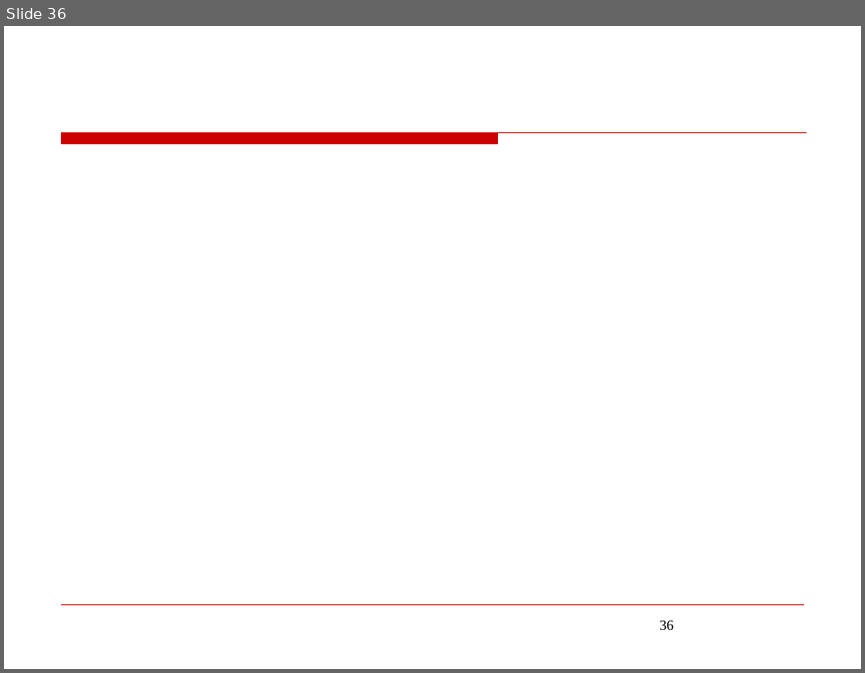
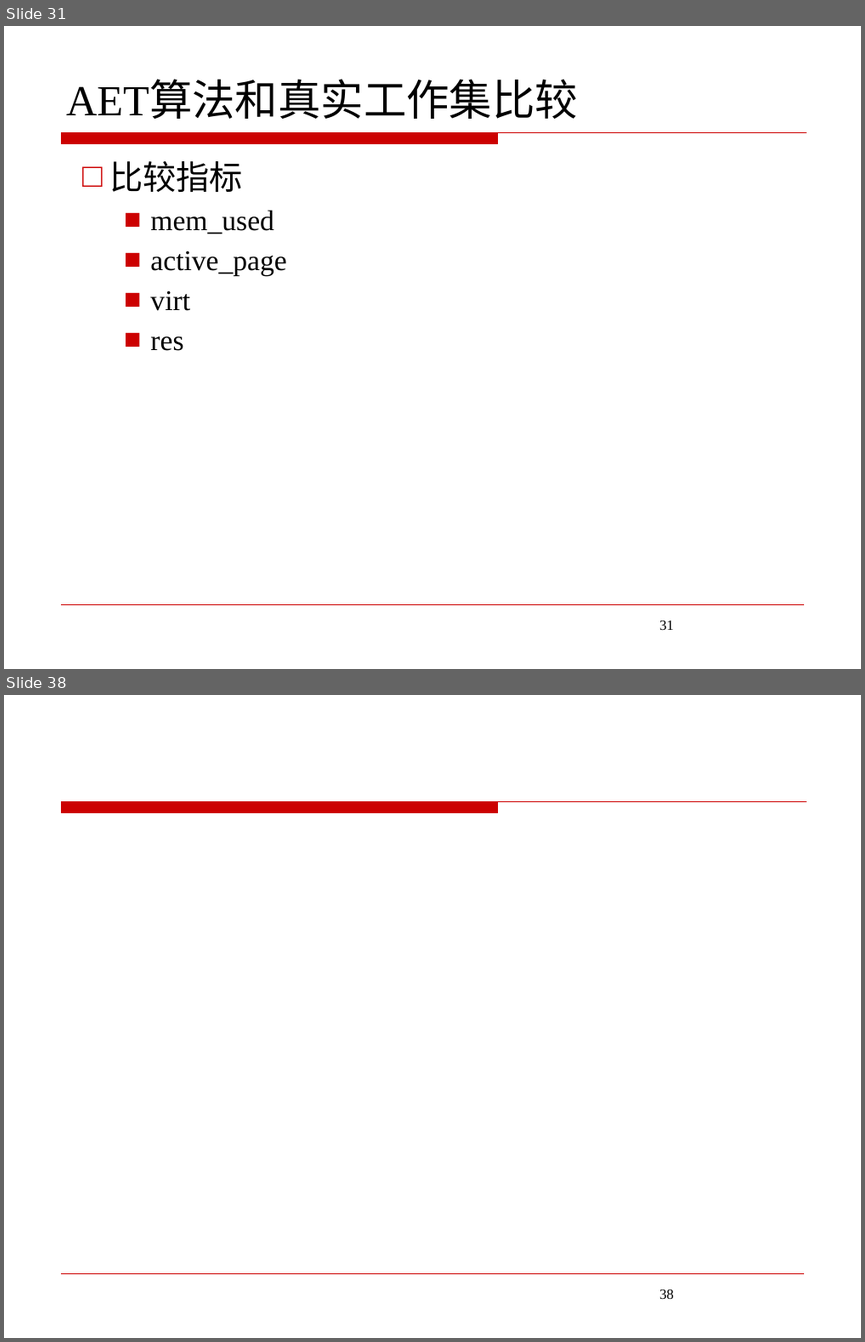
Before and after one commit to JoeHF/aet_data, a slide deck: 答辩/答辩ppt.pptx. Shown one above the other, each under a label of ours: slide 36 before the commit, slides 31 and 38 after it; the slides between them are not shown. The pictures are 865x673 and 865x1342 pixels, drawn with LibreOffice and Linux fonts; fonts in the diff are those of the drawing; background and template pictures are left out. Boxes give left, top, right and bottom in pixels: in the first picture for what was removed or moved away, otherwise in the second. Text is boxed around its words. In the diff, an @@ line names an element or a change of style, - is before the commit and + after.

```diff
--- a/答辩/答辩ppt.pptx
+++ b/答辩/答辩ppt.pptx
@@ slide 31 added at (4,26,861,669), background #FFFFFF; not listed: 2 template elements that a slide beside it also shows @@
@@ title added at (66,82,578,119), 36 pt, text #000000 @@
+AET算法和真实工作集比较
@@ text added at (109,161,286,351), 24 pt, text #000000 @@
+□ 比较指标
+  ■ mem_used
+  ■ active_page
+  ■ virt
+  ■ res
@@ page number added at (659,620,674,630), 12 pt, text #000000 @@
+31
@@ what was slide 36 is now slide 38 @@
@@ page number at (659,1289,674,1299): text changed @@
-36
+38
```
Also in this commit, not shown: 9 slides changed, 22 other slides added, 19 slides removed, 11 other files.
